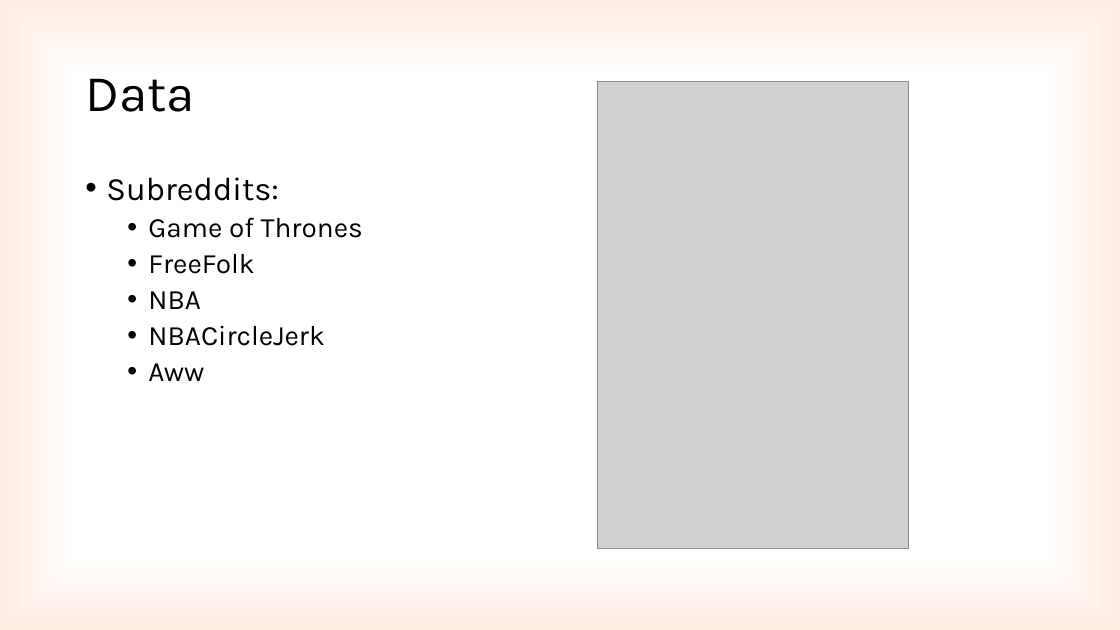
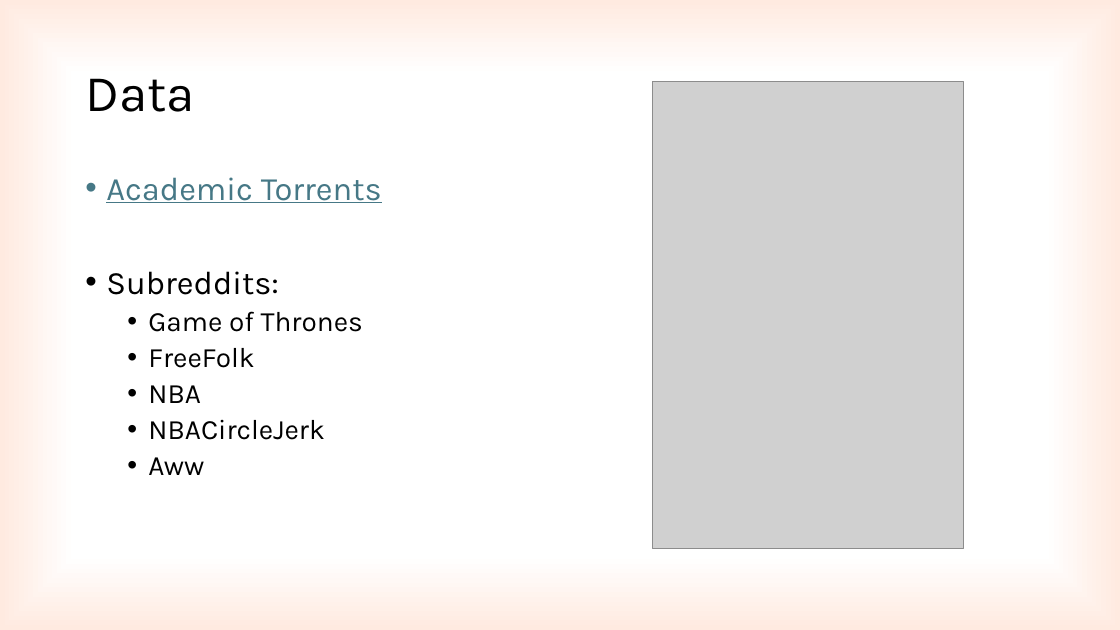
Before and after one commit to kwimbik/Applications-of-Computational-Intelligence, a slide deck: slide 3 of vizualizace.pptx. Drawn at 1120x630 pixels with LibreOffice and Linux fonts; fonts in the diff are those of the drawing; grey boxes stand for pictures. Boxes give left, top, right and bottom in pixels: in the first picture for what was removed or moved away, otherwise in the second. Text is boxed around its words. In the diff, an @@ line names an element or a change of style, - is before the commit and + after.

```diff
--- a/vizualizace.pptx
+++ b/vizualizace.pptx
@@ picture moved from (x1=597, y1=82, x2=909, y2=549) to (x1=653, y1=82, x2=965, y2=549) @@
@@ text at (x1=106, y1=177, x2=382, y2=203): paragraph added @@
+• Academic Torrents
```
Also in this commit, not shown: 8 other slides changed.
